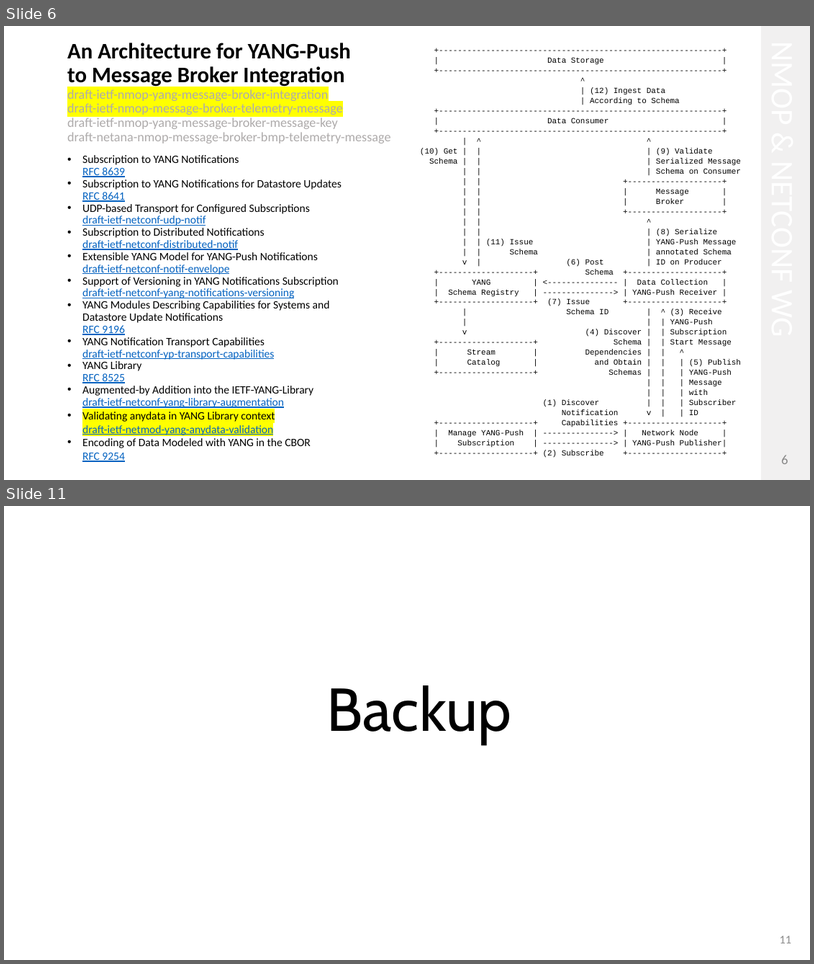
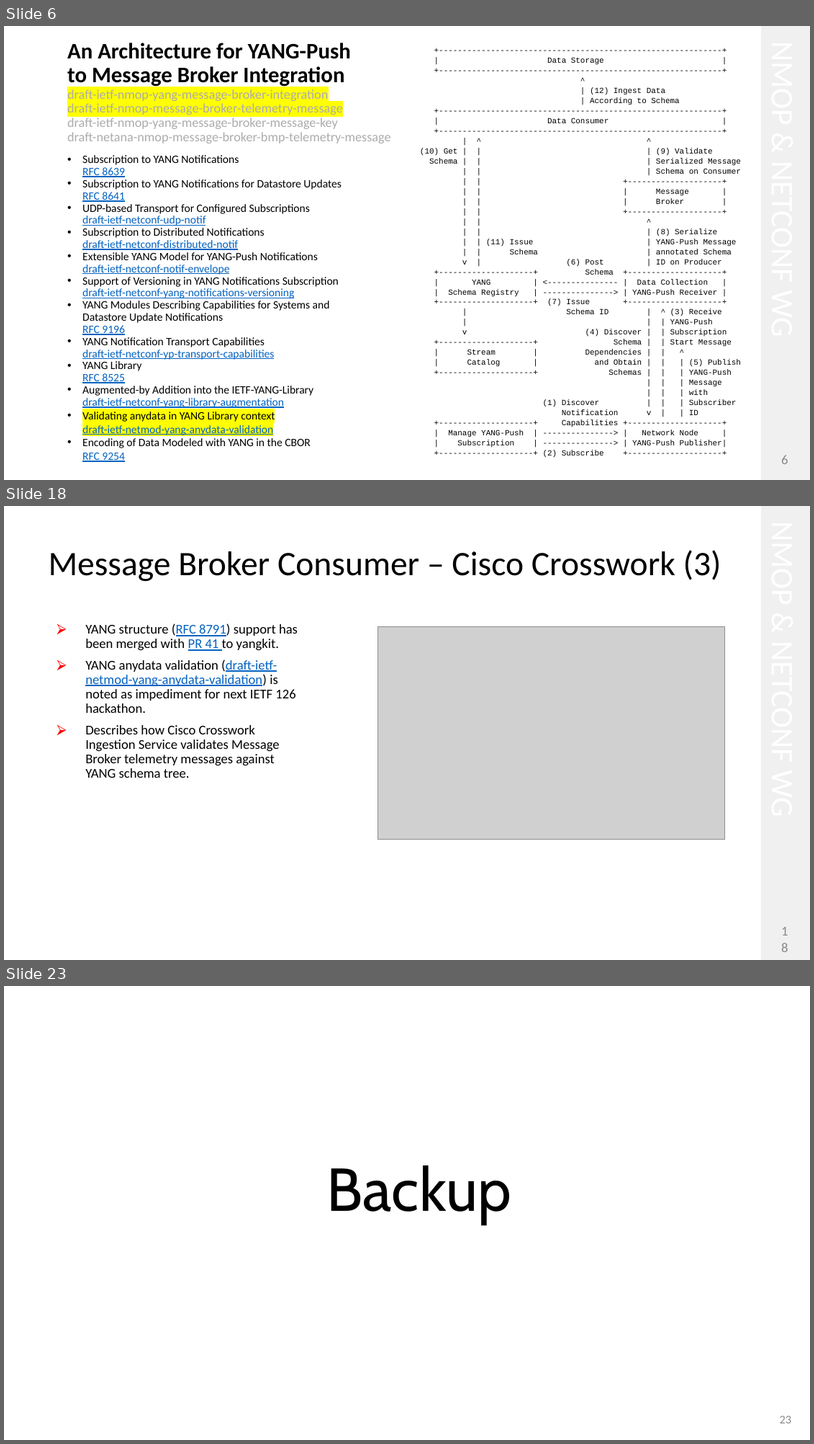
Before and after one commit to network-analytics/ietf-network-analytics-document-status, a slide deck: 125/NMOP/draft-ietf-nmop-yang-message-broker-integration-11.pptx. Shown one above the other, each under a label of ours: slides 6 and 11 before the commit, slides 6, 18 and 23 after it; the slides between them are not shown. The pictures are 814x964 and 814x1444 pixels, drawn with LibreOffice and Linux fonts; fonts in the diff are those of the drawing; grey boxes stand for pictures. Boxes give left, top, right and bottom in pixels: in the first picture for what was removed or moved away, otherwise in the second. Text is boxed around its words. In the diff, an @@ line names an element or a change of style, - is before the commit and + after.

```diff
--- a/125/NMOP/draft-ietf-nmop-yang-message-broker-integration-11.pptx
+++ b/125/NMOP/draft-ietf-nmop-yang-message-broker-integration-11.pptx
@@ slide 18 added at <box>4,506,810,960</box>, background #FFFFFF @@
@@ rectangle added at <box>761,506,810,960</box>, fill #F1F0F0 @@
@@ title added at <box>49,550,722,581</box>, 40.8 pt, text #000000 @@
+Message Broker Consumer – Cisco Crosswork (3)
@@ text added at <box>85,623,298,777</box>, 16 pt, text #000000 @@
+⮚ YANG structure (RFC 8791) support has been merged with PR 41 to yangkit.
+⮚ YANG anydata validation (draft-ietf-netmod-yang-anydata-validation) is noted as impediment for next IETF 126 hackathon.
+⮚ Describes how Cisco Crosswork Ingestion Service validates Message Broker telemetry messages against YANG schema tree.
@@ picture added at <box>378,626,725,839</box> @@
@@ page number added at <box>777,926,793,951</box>, 16 pt, text #888888 @@
+18
@@ what was slide 11 is now slide 23 @@
@@ page number at <box>780,1415,792,1423</box>: text changed @@
-11
+23
```
Also in this commit, not shown: 5 slides changed, 11 other slides added, 4 other files.
